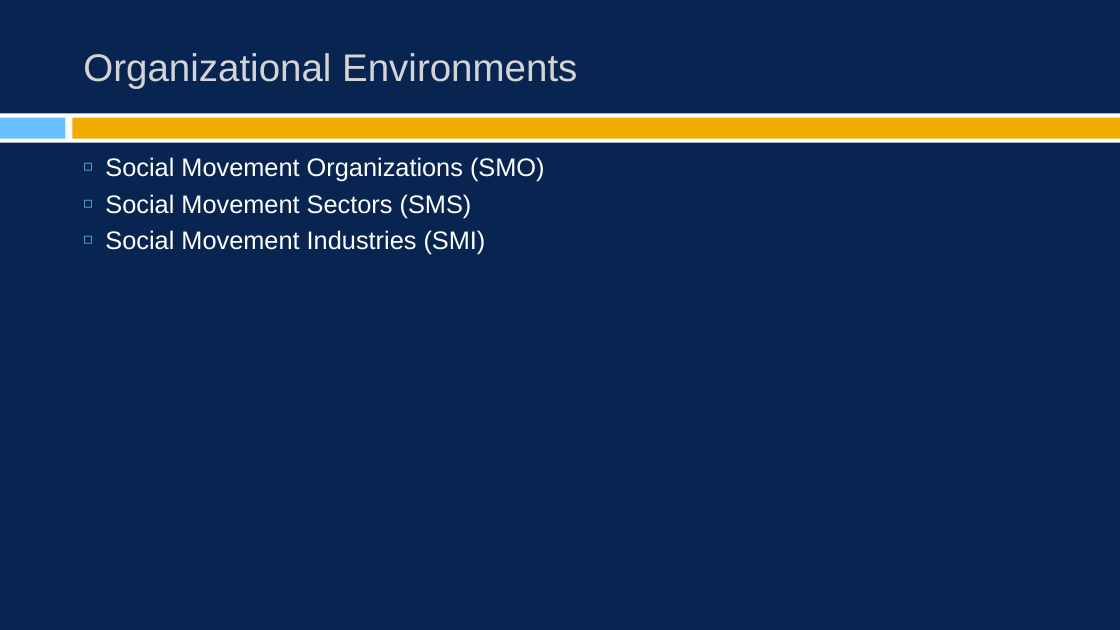
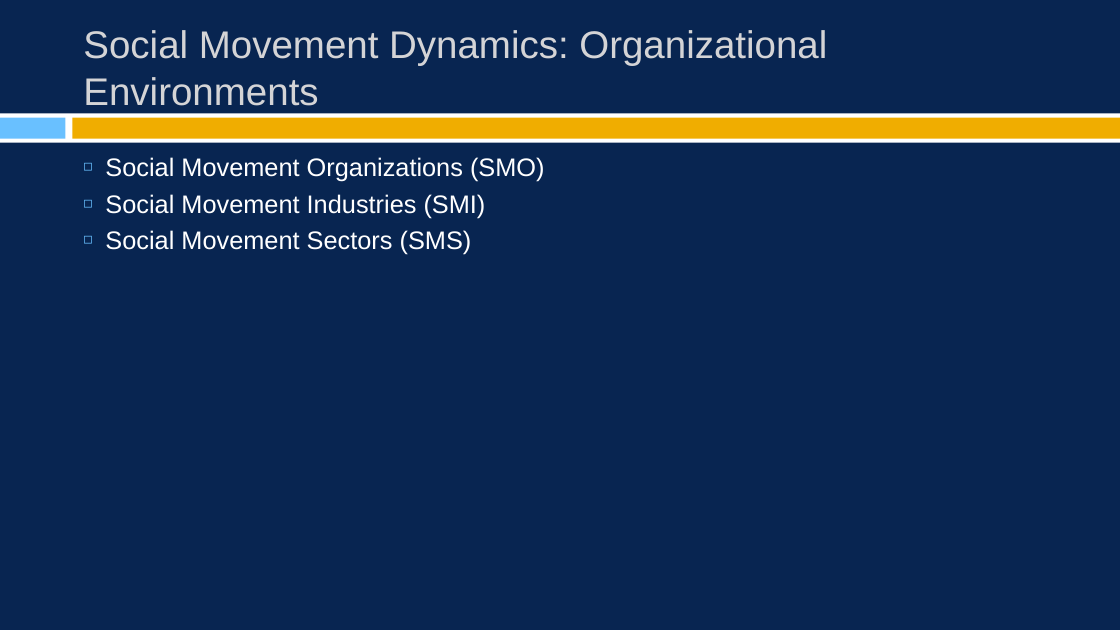
Before and after one commit to burrelvannjr/movements_csuf, a slide deck: slide 5 of ppts/notes/ch_5.pptx. Drawn at 1120x630 pixels with LibreOffice and Linux fonts; fonts in the diff are those of the drawing. Boxes give left, top, right and bottom in pixels: in the first picture for what was removed or moved away, otherwise in the second. Text is boxed around its words. In the diff, an @@ line names an element or a change of style, - is before the commit and + after.

```diff
--- a/ppts/notes/ch_5.pptx
+++ b/ppts/notes/ch_5.pptx
@@ title at [83,30,827,106]: text changed @@
-Organizational Environments
+Social Movement Dynamics: Organizational Environments
@@ text at [105,194,486,218]: paragraph added @@
+◻ Social Movement Industries (SMI)
@@ text at [105,230,486,255]: paragraph removed @@
-◻ Social Movement Industries (SMI)
```
Also in this commit, not shown: 15 other slides changed, 3 slides added, 1 slide removed, 18 other files.
